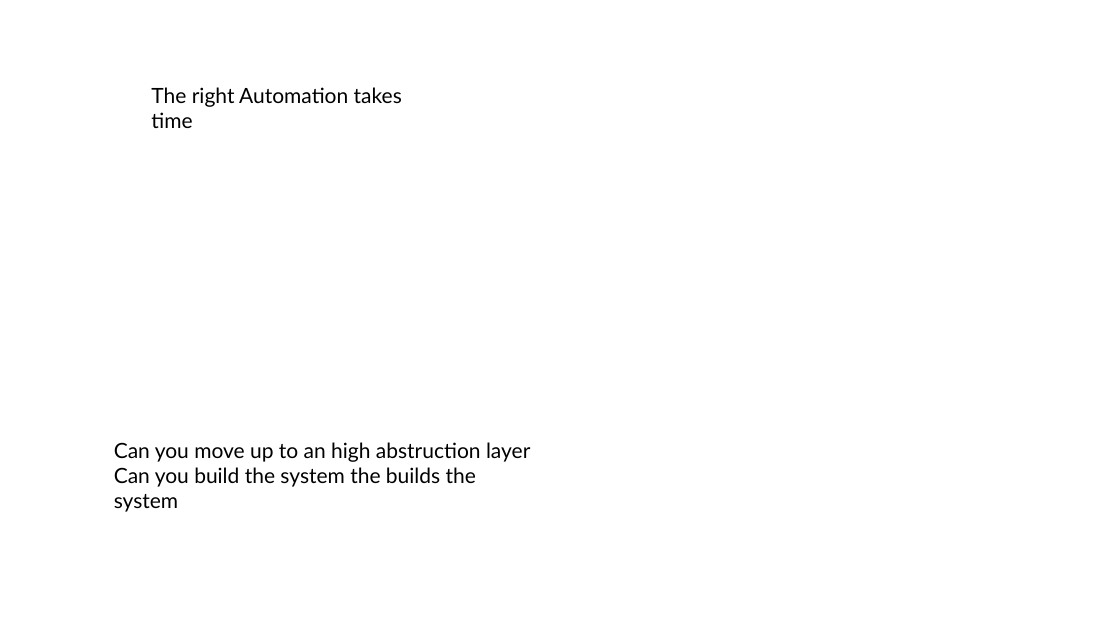
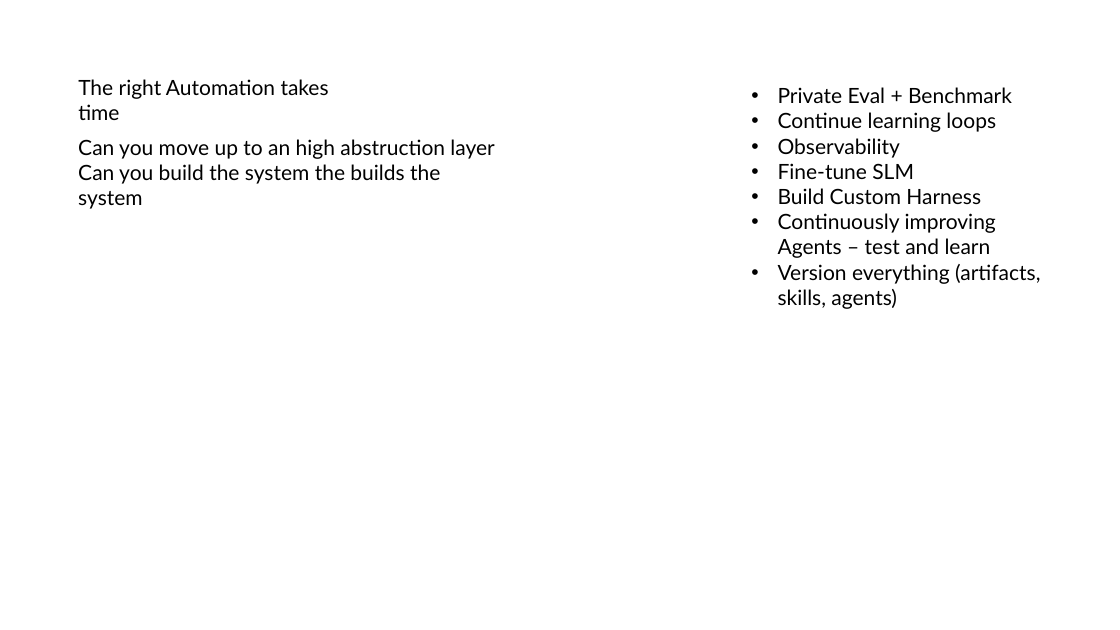
Before and after one commit to carlosmarte/knowledge-base-documentation, a slide deck: slide 20 of conference-presentations/agent-harness-sdks/LDE Agent SDK and Custom Agent Harness.pptx (slide 18 before the commit). Drawn at 1120x630 pixels with LibreOffice and Linux fonts; fonts in the diff are those of the drawing. Boxes give left, top, right and bottom in pixels: in the first picture for what was removed or moved away, otherwise in the second. Text is boxed around its words. In the diff, an @@ line names an element or a change of style, - is before the commit and + after.

```diff
--- a/conference-presentations/agent-harness-sdks/LDE Agent SDK and Custom Agent Harness.pptx
+++ b/conference-presentations/agent-harness-sdks/LDE Agent SDK and Custom Agent Harness.pptx
@@ text "The right Automation takes time": place and size @@
-text "The right Automation takes time" at [151, 87, 402, 128]
+text "The right Automation takes time" at [78, 79, 329, 120]
@@ text added at [778, 87, 1040, 309], 18 pt, text #000000 @@
+• Private Eval + Benchmark
+• Continue learning loops
+• Observability
+• Fine-tune SLM
+• Build Custom Harness
+• Continuously improving Agents – test and learn
+• Version everything (artifacts, skills, agents)
@@ text "Can you move up to ...": place and size @@
-text "Can you move up to ..." at [114, 442, 530, 487]
+text "Can you move up to ..." at [78, 139, 494, 184]
```
Also in this commit, not shown: 4 other slides changed, 3 slides added, 1 slide removed, 1 other file.
